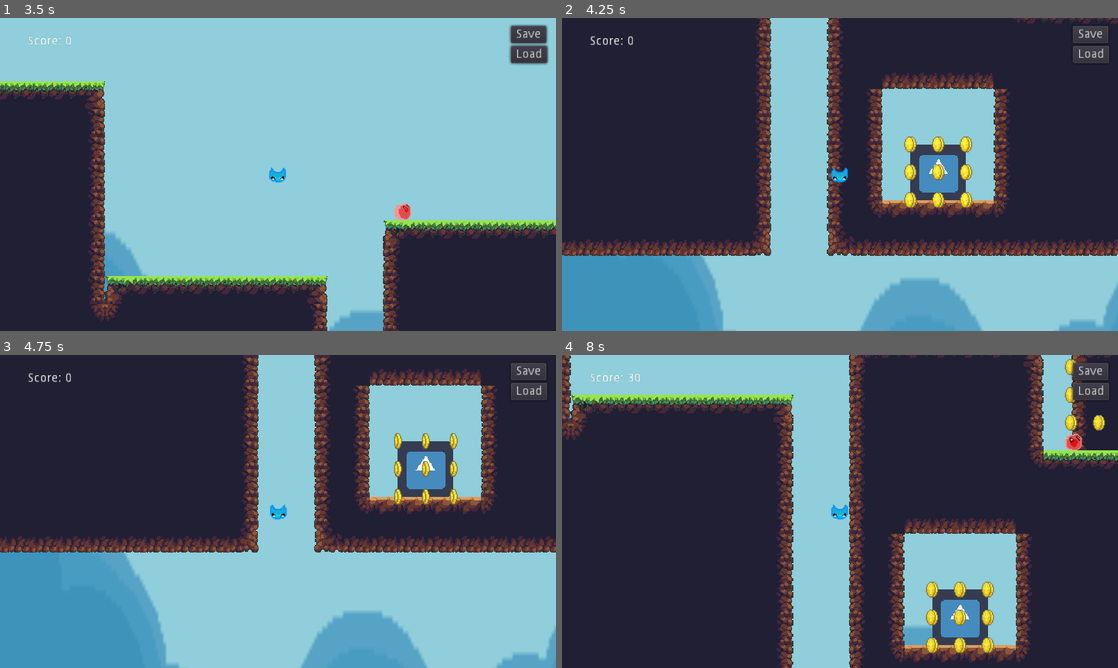
Above: before the commit, frames 1-4 (two rows, left to right).
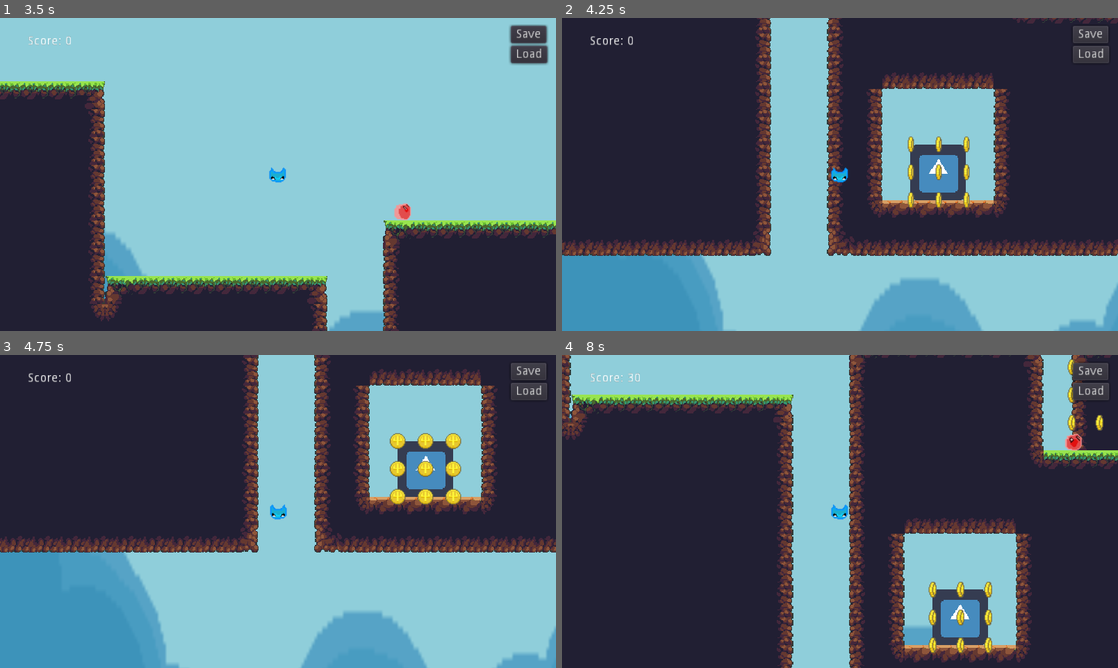
Above: after the commit, the same moments.

Repository: Smaniac1/07-2D-Platformer
Game: Godot game, scene res://Start Menu.tscn
Same seed, same stepped clock (60 frames per second), same inputs: the game is played once before the commit and once after it. The engine's default icon, where the game draws it, is replaced by a stand-in: a white triangle on a blue panel in a dark square.
Inputs:
- Up to frame 1 (3.5 s): click "Start" at 0.5 s; click "Save" at 1.25 s; click "Load" at 2 s; hold Right (ui_right) from 2.78 s (still down); tap Up (ui_up) at 3.02 s
- Up to frame 2 (4.25 s): keep holding Right (ui_right); tap Up (ui_up) at 3.77 s
- Up to frame 3 (4.75 s): release Right (ui_right) at 4.28 s; hold Left (ui_left) from 4.28 s (still down)
- Up to frame 4 (8 s): release Left (ui_left) at 5.03 s; hold Right (ui_right) 5.03-6.53 s; tap Up (ui_up) at 5.27, 6.02, 6.77 s; hold Left (ui_left) 6.53-7.28 s; hold Right (ui_right) from 7.28 s (still down)

Frame 1 is identical in both runs. In frame 2, 0.7% of the frame differs, in the area x 61-74%, y 37-61%; in frame 3, 0.9%; in frame 4, 0.9%, in the area x 65-98%, y 1-96%.
Error before the commit: Invalid call. Nonexistent function 'queue_free' in base 'Nil'. (res://Global.gd:65)

Commit message:
Saves and loads coins and enemies
Sorry this took so long, it was a tricky problem, but I think I have a solution that works pretty well. When you turn it in, include a note that I should grant you four days of leniency.

Diff:
--- a/Coin.tscn
+++ b/Coin.tscn
@@ -21,13 +21,14 @@
 
 [sub_resource type="CircleShape2D" id=2]
 
-[node name="Coin" type="Area2D"]
+[node name="Coin" type="Area2D" groups=[
+"Coins",
+]]
 script = ExtResource( 10 )
 
 [node name="AnimatedSprite" type="AnimatedSprite" parent="."]
 frames = SubResource( 1 )
 animation = "Idle"
-frame = 7
 playing = true
 
 [node name="CollisionShape2D" type="CollisionShape2D" parent="."]
--- a/Enemy.tscn
+++ b/Enemy.tscn
@@ -20,7 +20,9 @@
 radius = 3.0
 height = 12.5
 
-[node name="Enemy" type="KinematicBody2D"]
+[node name="Enemy" type="KinematicBody2D" groups=[
+"BasicEnemies",
+]]
 collision_layer = 2
 collision_mask = 5
 script = ExtResource( 1 )
--- a/Global.gd
+++ b/Global.gd
@@ -2,42 +2,53 @@
 
 var score = 0
 var level = 0
-var current_coin_data_location = ""
-var current_enemy_data_location = ""
 var ci = 1
 var ei = 1
-var coin = ""
-var enemy = ""
+var coins = {}
+var enemies = {}
+var loaded = false
+
+onready var level1 = load("res://World.tscn")
+onready var level2 = load("res://World2.tscn")
+onready var start = load("res://Start Menu.tscn")
 
 var save_path = "res://savegame.sav"
 var config = ConfigFile.new()
 var load_data = config.load(save_path)
 
+func init():
+	var current_coins = get_tree().get_nodes_in_group("Coins")
+	for c in current_coins:
+		coins[c.name] = true
+	var current_enemies = get_tree().get_nodes_in_group("BasicEnemies")
+	for e in current_enemies:
+		enemies[e.name] = true
+
+
+
 func save_data():
 	config.set_value("Save","score",score)
 	config.set_value("Save","level",level)
-	if level == 1:
-		current_coin_data_location = get_tree().get_nodes_in_group("/root/World/Coins")
-		current_enemy_data_location = get_tree().get_nodes_in_group("/root/World/Basic_Enemies")
-	if level == 2:
-		current_coin_data_location = get_tree().get_nodes_in_group("/root/World2/Coins")
-		current_enemy_data_location = get_tree().get_nodes_in_group("/root/World2/Basic_Enemies")
-	for body in current_coin_data_location:
-		if ci == 1:
-			config.set_value("Save_Coin", "coin", body)
-		else:
-			config.set_value("Save_Coin", "coin" + str(ci), body)
+	var current_coins = get_tree().get_nodes_in_group("Coins")
+	ci = 0
+	for c in coins:
+		coins[c] = false
+	for c in current_coins:
+		coins[c.name] = true
 		ci += 1
-	for body in current_enemy_data_location:
-		if ei == 1:
-			config.set_value("Save_Enemy", "enemy", body)
-		else:
-			config.set_value("Save_Enemy", "enemy" + str(ei), body)
+	for c in coins:
+		config.set_value("Save_Coin", c, coins[c])
+	var current_enemies = get_tree().get_nodes_in_group("BasicEnemies")
+	ei = 0
+	for e in enemies:
+		enemies[e] = false
+	for e in current_enemies:
+		enemies[e.name] = true
 		ei += 1
+	for e in enemies:
+		config.set_value("Save_Enemy", e, enemies[e])
 	config.set_value("Save", "coin_count", ci)
 	config.set_value("Save", "enemy_count", ei)
-	config.set_value("Save", "coin_data_location", current_coin_data_location)
-	config.set_value("Save", "enemy_data_location", current_enemy_data_location)
 	config.save(save_path)
 
 func load_data():
@@ -45,84 +56,20 @@
 	level = config.get_value("Save","level")
 	ci = config.get_value("Save", "coin_count")
 	ei = config.get_value("Save", "enemy_count")
-	current_coin_data_location = config.get_value("Save", "coin_data_location")
-	current_enemy_data_location = config.get_value("Save", "enemy_data_location")
-	load_coins()
-	load_enemies()
+	loaded = true
 	if level == 0:
-		get_tree().change_scene("res://Start Menu.tscn")
+		get_tree().change_scene_to(start)
 	if level == 1:
-		get_tree().change_scene("res://World.tscn")
+		get_tree().change_scene_to(level1)
 	if level == 2:
-		get_tree().change_scene("res://World2.tscn")
+		get_tree().change_scene_to(level2)
 
 func load_coins():
-	while ci > 0:
-		if ci == 1:
-			coin = config.get_value("Save_Coin", "coin")
-		else:
-			coin = config.get_value("Save_Coin", "coin" + str(ci))
-		if coin.queue_free() == true:
-			if level == 1:
-				if ci == 1:
-					get_node("/root/World/Coins/Coin").queue_free()
-				else:
-					get_node("/root/World/Coins/Coin" + str(ci)).queue_free()
-			if level == 2:
-				if ci == 1:
-					get_node("/root/World/Coins/Coin").queue_free()
-				else:
-					get_node("/root/World/Coins/Coin" + str(ci)).queue_free()
-		ci -= 1
+	for c in coins:
+		if config.get_value("Save_Coin", c) == false:
+			coins[c] = false
 
 func load_enemies():
-	while ei > 0:
-		if ei == 1:
-			enemy = config.get_value("Save_Enemy", "enemy")
-		else:
-			coin = config.get_value("Save_Enemy", "enemy" + str(ci))
-		if coin.queue_free() == true:
-			if level == 1:
-				if ei == 1:
-					get_node("/root/World/Enemies/Enemy").queue_free()
-				else:
-					get_node("/root/World/Enemies/Enemy" + str(ci)).queue_free()
-			if level == 2:
-				if ei == 1:
-					get_node("/root/World/Enemies/Enemy").queue_free()
-				else:
-					get_node("/root/World/Enemies/Enemy" + str(ci)).queue_free()
-		ei -= 1
-
-
-"""
-func save_game():
-	var save_game = File.new()
-	save_game.open("user://savegame.save", File.WRITE)
-	var save_nodes = get_tree().get_nodes_in_group("Persist")
-	for i in save_nodes:
-		var node_data = i.call("save");
-		save_game.store_line(to_json(node_data))
-	save_game.close()
-
-func load_game():
-	var save_game = File.new()
-	if not save_game.file_exists("user://savegame.save"):
-		return # Error! We don't have a save to load.
-
-	var save_nodes = get_tree().get_nodes_in_group("Persist")
-	for i in save_nodes:
-		i.queue_free()
-
-	save_game.open("user://savegame.save", File.READ)
-	while not save_game.eof_reached():
-		var current_line = parse_json(save_game.get_line())
-		var new_object = load(current_line["filename"]).instance()
-		get_node(current_line["parent"]).add_child(new_object)
-		new_object.position = Vector2(current_line["pos_x"], current_line["pos_y"])
-		for i in current_line.keys():
-			if i == "filename" or i == "parent" or i == "pos_x" or i == "pos_y":
-				continue
-			new_object.set(i, current_line[i])
-	save_game.close()
-"""
+	for e in enemies:
+		if config.get_value("Save_Enemy", e) == false:
+			enemies[e] = false
--- a/World.gd
+++ b/World.gd
@@ -1,4 +1,21 @@
 extends Node2D
 
+onready var Global = get_node("/root/Global")
+
 func _ready():
-	get_node("/root/Global").level = 1
+	Global.level = 1
+	Global.init()
+	if Global.loaded:
+		Global.load_coins()
+		Global.load_enemies()
+		for c in Global.coins:
+			if Global.coins[c] == false:
+				var temp = get_node("Coins/%s" % c)
+				if temp:
+					temp.queue_free()
+		for e in Global.enemies:
+			if Global.enemies[e] == false:
+				var temp = get_node("Basic_Enemies/" + e)
+				if temp:
+					temp.queue_free()
+	Global.loaded = false
--- a/World.tscn
+++ b/World.tscn
@@ -345,63 +345,63 @@
 [node name="Coin103" parent="Coins" instance=ExtResource( 4 )]
 position = Vector2( 1184, -192 )
 
-[node name="Baisc_Enemies" type="Node" parent="."]
-
-[node name="Enemy" parent="Baisc_Enemies" instance=ExtResource( 5 )]
+[node name="Basic_Enemies" type="Node" parent="."]
+
+[node name="Enemy" parent="Basic_Enemies" instance=ExtResource( 5 )]
 position = Vector2( 384, 80 )
 
-[node name="Enemy2" parent="Baisc_Enemies" instance=ExtResource( 5 )]
+[node name="Enemy2" parent="Basic_Enemies" instance=ExtResource( 5 )]
 position = Vector2( 704, 208 )
 
-[node name="Enemy3" parent="Baisc_Enemies" instance=ExtResource( 5 )]
+[node name="Enemy3" parent="Basic_Enemies" instance=ExtResource( 5 )]
 position = Vector2( 1280, 208 )
 
-[node name="Enemy4" parent="Baisc_Enemies" instance=ExtResource( 5 )]
+[node name="Enemy4" parent="Basic_Enemies" instance=ExtResource( 5 )]
 position = Vector2( 1248, 112 )
 
-[node name="Enemy5" parent="Baisc_Enemies" instance=ExtResource( 5 )]
+[node name="Enemy5" parent="Basic_Enemies" instance=ExtResource( 5 )]
 position = Vector2( 1216, 16 )
 
-[node name="Enemy6" parent="Baisc_Enemies" instance=ExtResource( 5 )]
+[node name="Enemy6" parent="Basic_Enemies" instance=ExtResource( 5 )]
 position = Vector2( 1088, 384 )
 
-[node name="Enemy7" parent="Baisc_Enemies" instance=ExtResource( 5 )]
+[node name="Enemy7" parent="Basic_Enemies" instance=ExtResource( 5 )]
 position = Vector2( 1344, 384 )
 
-[node name="Enemy8" parent="Baisc_Enemies" instance=ExtResource( 5 )]
+[node name="Enemy8" parent="Basic_Enemies" instance=ExtResource( 5 )]
 position = Vector2( 1216, 384 )
 
-[node name="Enemy9" parent="Baisc_Enemies" instance=ExtResource( 5 )]
+[node name="Enemy9" parent="Basic_Enemies" instance=ExtResource( 5 )]
 position = Vector2( 1936, 384 )
 
-[node name="Enemy10" parent="Baisc_Enemies" instance=ExtResource( 5 )]
+[node name="Enemy10" parent="Basic_Enemies" instance=ExtResource( 5 )]
 position = Vector2( 1840, 384 )
 
-[node name="Enemy11" parent="Baisc_Enemies" instance=ExtResource( 5 )]
+[node name="Enemy11" parent="Basic_Enemies" instance=ExtResource( 5 )]
 position = Vector2( 1760, 384 )
 
-[node name="Enemy12" parent="Baisc_Enemies" instance=ExtResource( 5 )]
+[node name="Enemy12" parent="Basic_Enemies" instance=ExtResource( 5 )]
 position = Vector2( 2272, 208 )
 
-[node name="Enemy14" parent="Baisc_Enemies" instance=ExtResource( 5 )]
+[node name="Enemy14" parent="Basic_Enemies" instance=ExtResource( 5 )]
 position = Vector2( 2176, 208 )
 
-[node name="Enemy15" parent="Baisc_Enemies" instance=ExtResource( 5 )]
+[node name="Enemy15" parent="Basic_Enemies" instance=ExtResource( 5 )]
 position = Vector2( 2080, 208 )
 
-[node name="Enemy13" parent="Baisc_Enemies" instance=ExtResource( 5 )]
+[node name="Enemy13" parent="Basic_Enemies" instance=ExtResource( 5 )]
 position = Vector2( 1968, 304 )
 
-[node name="Enemy16" parent="Baisc_Enemies" instance=ExtResource( 5 )]
+[node name="Enemy16" parent="Basic_Enemies" instance=ExtResource( 5 )]
 position = Vector2( 2048, 304 )
 
-[node name="Enemy17" parent="Baisc_Enemies" instance=ExtResource( 5 )]
+[node name="Enemy17" parent="Basic_Enemies" instance=ExtResource( 5 )]
 position = Vector2( 1888, -176 )
 
-[node name="Enemy18" parent="Baisc_Enemies" instance=ExtResource( 5 )]
+[node name="Enemy18" parent="Basic_Enemies" instance=ExtResource( 5 )]
 position = Vector2( 1978, -176 )
 
-[node name="Enemy19" parent="Baisc_Enemies" instance=ExtResource( 5 )]
+[node name="Enemy19" parent="Basic_Enemies" instance=ExtResource( 5 )]
 position = Vector2( 1500, -400 )
 
 [node name="Chomp_Globos" type="Node" parent="."]
--- a/World2.gd
+++ b/World2.gd
@@ -1,4 +1,21 @@
 extends Node
 
+onready var Global = get_node("/root/Global")
+
 func _ready():
-	get_node("/root/Global").level = 2
+	Global.level = 2
+	Global.init()
+	if Global.loaded:
+		Global.load_coins()
+		Global.load_enemies()
+		for c in Global.coins:
+			if Global.coins[c] == false:
+				var temp = get_node("Coins/%s" % c)
+				if temp:
+					temp.queue_free()
+		for e in Global.enemies:
+			if Global.enemies[e] == false:
+				var temp = get_node("Basic_Enemies/" + e)
+				if temp:
+					temp.queue_free()
+	Global.loaded = false
--- a/World2.tscn
+++ b/World2.tscn
@@ -9,7 +9,7 @@
 [ext_resource path="res://Enemy.tscn" type="PackedScene" id=7]
 [ext_resource path="res://Chomp_Globo.tscn" type="PackedScene" id=8]
 
-[node name="World2" type="Node"]
+[node name="World2" type="Node2D"]
 script = ExtResource( 6 )
 
 [node name="TileMap" type="TileMap" parent="."]
@@ -41,7 +41,7 @@
 position = Vector2( 2752, 416 )
 move_to = Vector2( 100, -400 )
 
-[node name="Coins" type="Node" parent="."]
+[node name="Coins" type="Node2D" parent="."]
 
 [node name="Coin" parent="Coins" instance=ExtResource( 5 )]
 position = Vector2( 112, 96 )
@@ -133,7 +133,7 @@
 [node name="Coin30" parent="Coins" instance=ExtResource( 5 )]
 position = Vector2( 2720, 352 )
 
-[node name="Basic_Enemies" type="Node" parent="."]
+[node name="Basic_Enemies" type="Node2D" parent="."]
 
 [node name="Enemy" parent="Basic_Enemies" instance=ExtResource( 7 )]
 position = Vector2( 320, 336 )
@@ -162,7 +162,7 @@
 [node name="Enemy9" parent="Basic_Enemies" instance=ExtResource( 7 )]
 position = Vector2( 1888, 432 )
 
-[node name="Chomp_Globos" type="Node" parent="."]
+[node name="Chomp_Globos" type="Node2D" parent="."]
 
 [node name="Chomp_Globo" parent="Chomp_Globos" instance=ExtResource( 8 )]
 position = Vector2( 2736, 416 )
Not shown, changed: savegame.sav
